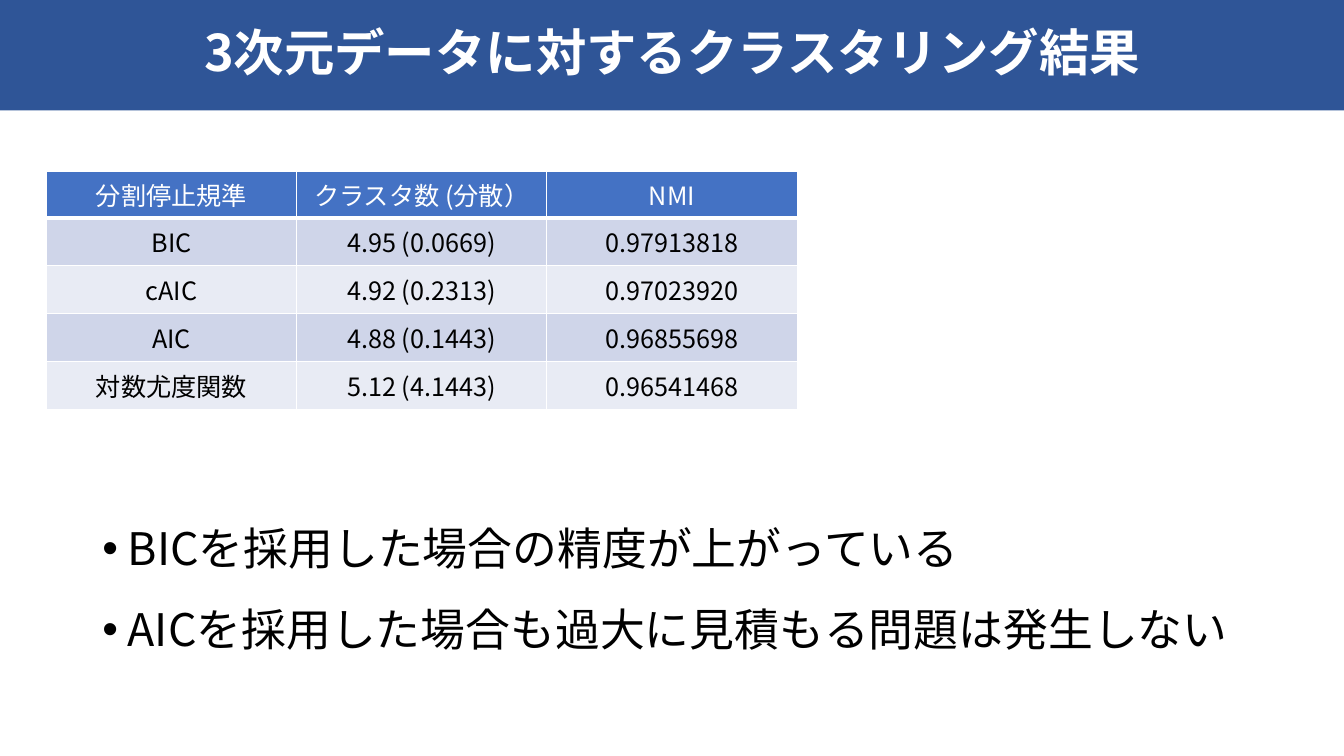
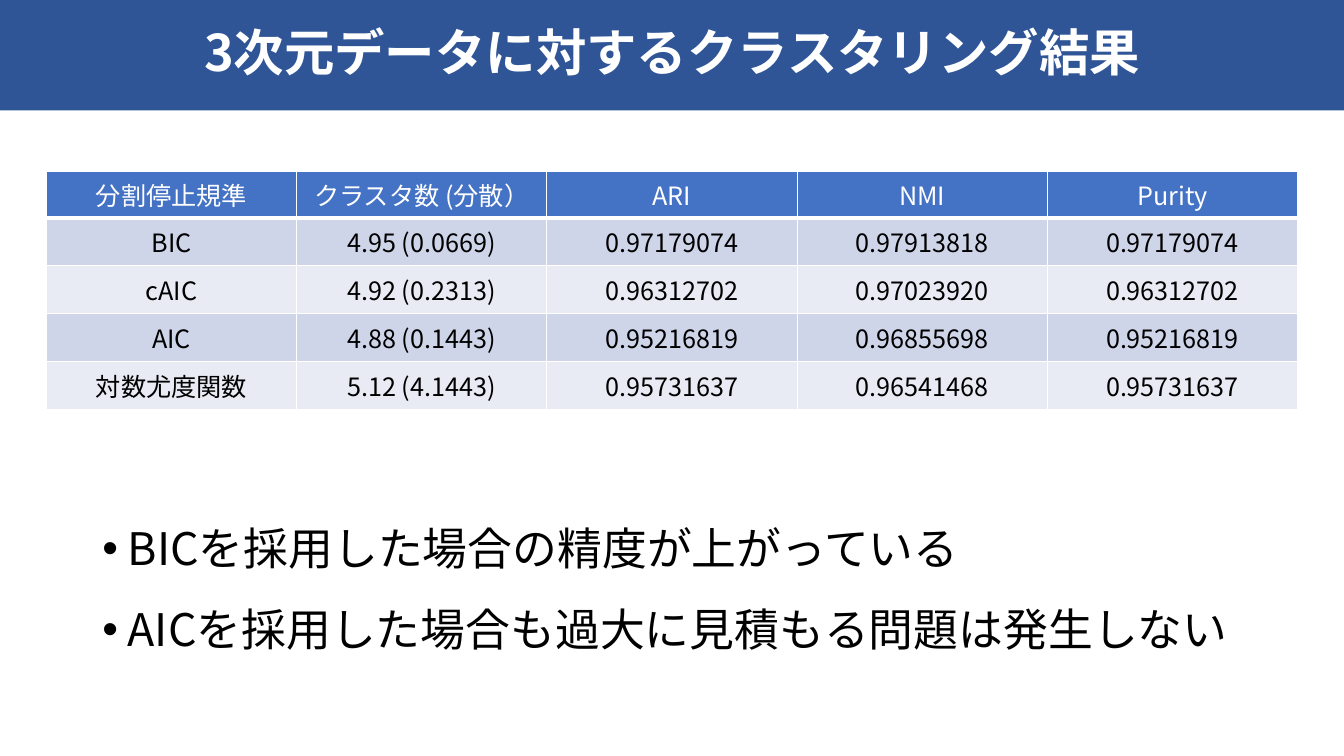
Before and after one commit to raryosu/graduation-research, a slide deck: slide 14 of docs/interim-presen/interim_hagihara.pptx (slide 13 before the commit). Drawn at 1344x756 pixels with LibreOffice and Linux fonts; fonts in the diff are those of the drawing. Boxes give left, top, right and bottom in pixels: in the first picture for what was removed or moved away, otherwise in the second. Text is boxed around its words. In the diff, an @@ line names an element or a change of style, - is before the commit and + after.

```diff
--- a/docs/interim-presen/interim_hagihara.pptx
+++ b/docs/interim-presen/interim_hagihara.pptx
@@ table at <box>46,171,1297,408</box> @@
+column 3: ARI | 0.97179074 | 0.96312702 | 0.95216819 | 0.95731637
+column 5: Purity | 0.97179074 | 0.96312702 | 0.95216819 | 0.95731637
@@ table: place and size @@
-table at <box>46,171,797,408</box>
+table at <box>46,171,1297,408</box>
```
Also in this commit, not shown: 5 other slides changed, 1 slide added, 4 slides removed, 2 other files.
